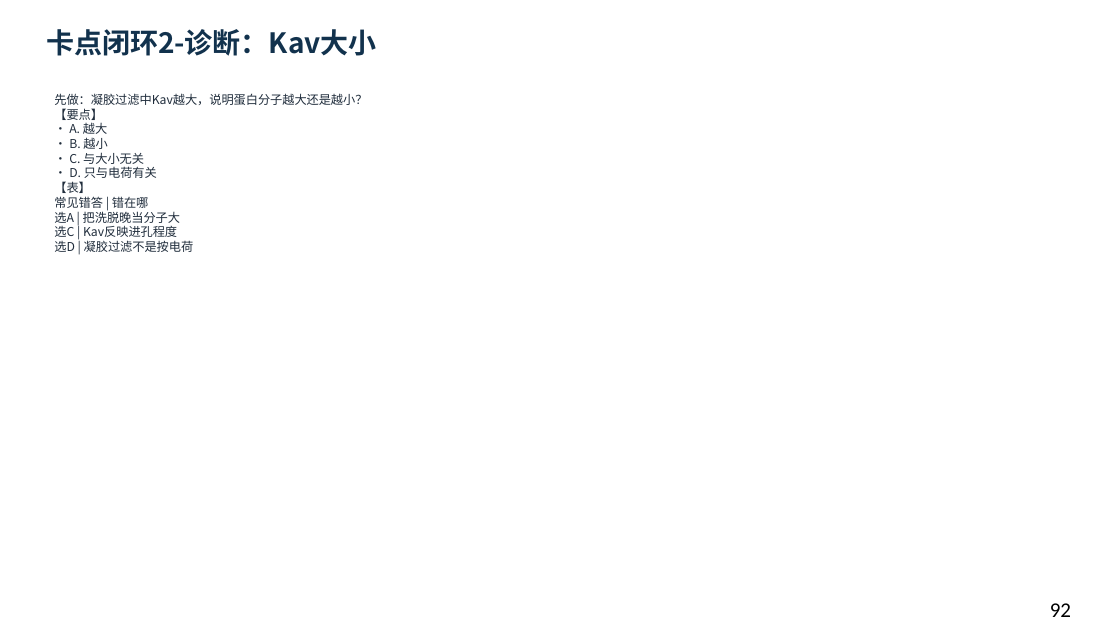
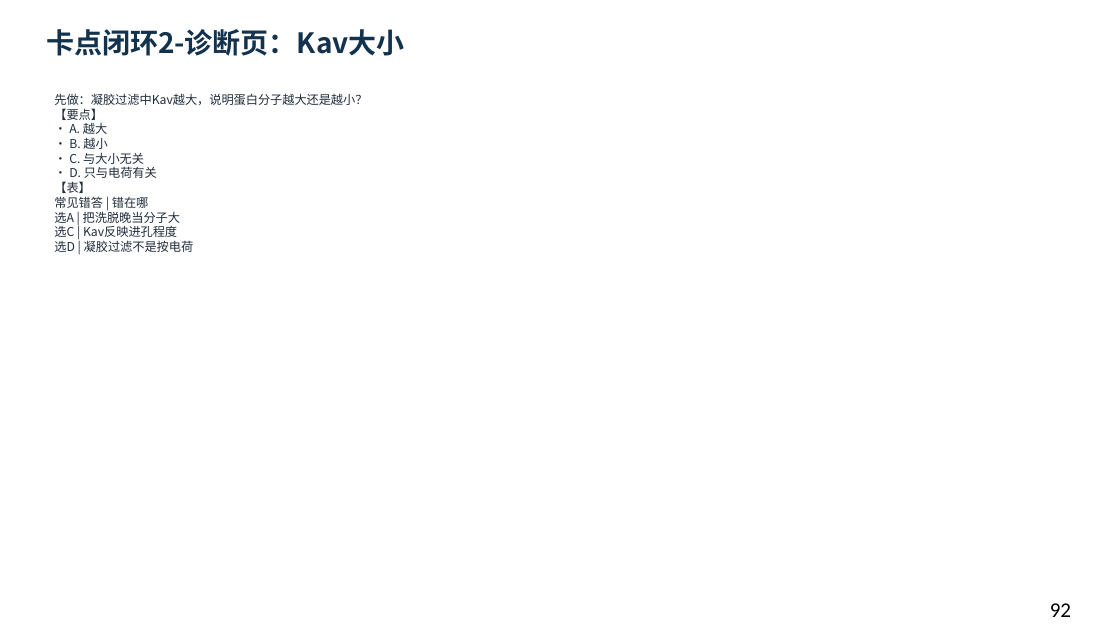
Before and after one commit to newkan-li/Biochemistry, a slide deck: slide 92 of downloads/bc05-ai-style.pptx. Drawn at 1120x630 pixels with LibreOffice and Linux fonts; fonts in the diff are those of the drawing. Boxes give left, top, right and bottom in pixels: in the first picture for what was removed or moved away, otherwise in the second. Text is boxed around its words. In the diff, an @@ line names an element or a change of style, - is before the commit and + after.

Commit message:
章节页加本页搜索;诊断标题改为诊断页;版本20261112bd

```diff
--- a/downloads/bc05-ai-style.pptx
+++ b/downloads/bc05-ai-style.pptx
@@ text at <box>46,29,405,56</box>: text changed @@
-卡点闭环2-诊断：Kav大小
+卡点闭环2-诊断页：Kav大小
```
Also in this commit, not shown: 4 other slides changed, 22 other files.
